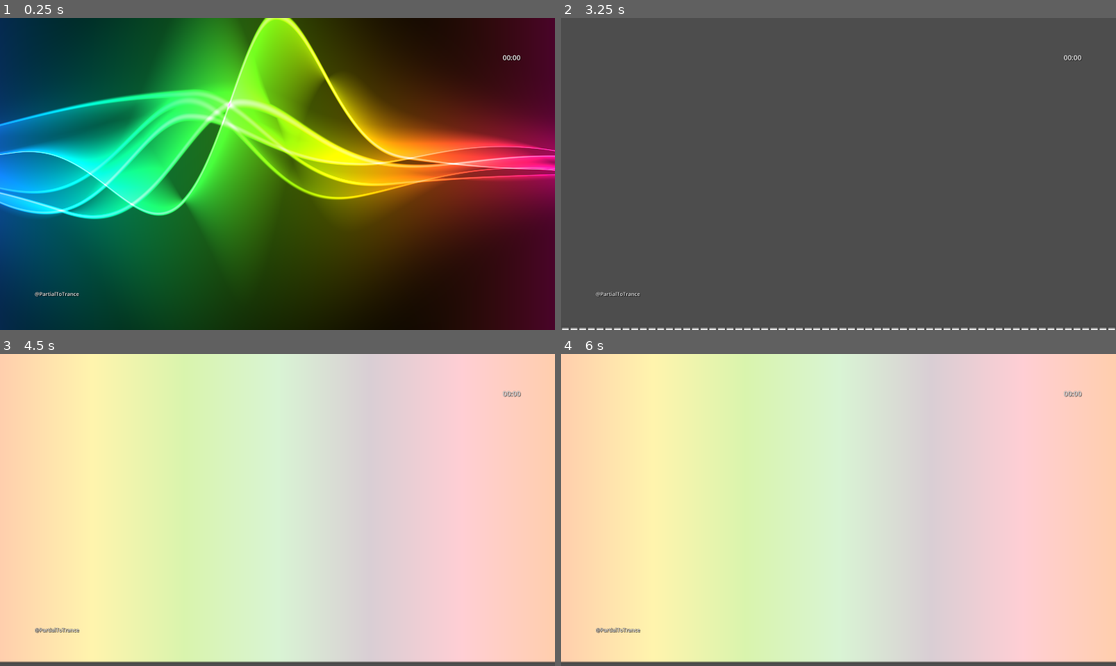
Above: before the commit, frames 1-4 (two rows, left to right).
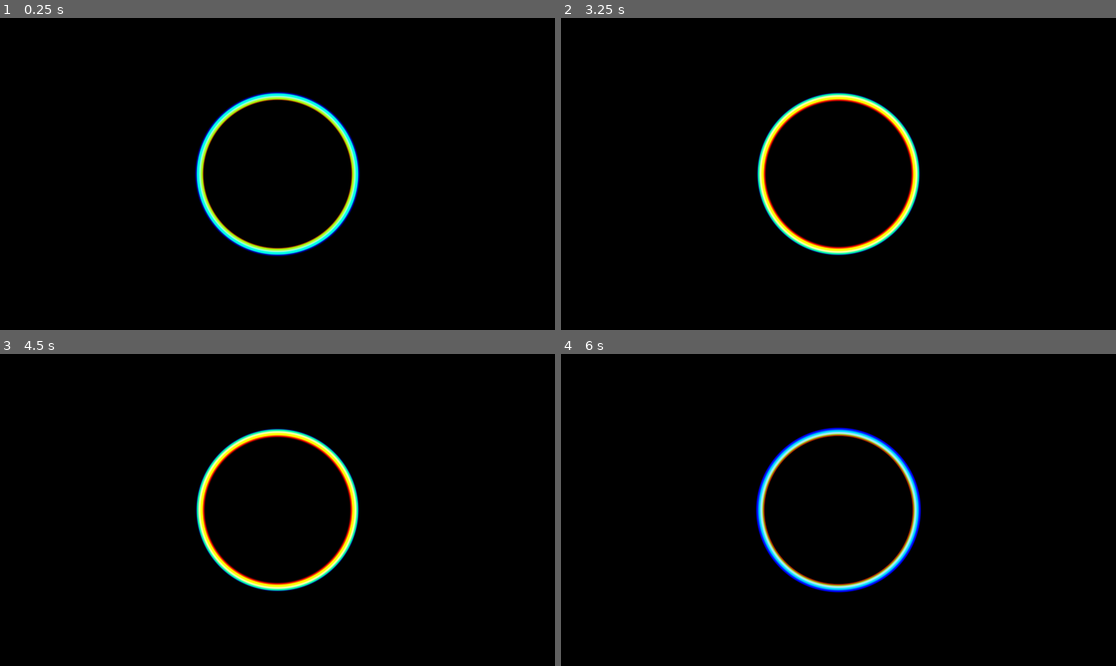
Above: after the commit, the same moments.

Repository: tribloom/audio-shader
Game: Godot game, scene res://scenes/AudioViz.tscn
The game is run twice, just before and just after one commit, with the same random seed, the same clock (stepped at 60 frames per second) and the same inputs. Sound files missing from this copy of the repository are replaced by a short silence.
Inputs (mouse positions are in pixels of both pictures, inside the frame that each line leads up to):
- Up to frame 1 (0.25 s): no input
- Up to frame 2 (3.25 s): tap Enter at 0.5 s; move the mouse to (960, 158) at 0.52 s; hold Right 0.53-1.28 s; tap C at 0.6, 3.05 s; click (960, 158) at 0.67 s; tap O at 0.8, 1.35 s; move the mouse to (727, 189) at 1.27 s; hold Left 1.28-2.03 s; tap R at 1.55, 2.1 s; move the mouse to (894, 105) at 2.02 s; hold Right from 2.03 s (still down); tap F at 2.3, 2.85 s; move the mouse to (810, 236) at 2.77 s; click (810, 236) at 2.92 s
- Up to frame 3 (4.5 s): move the mouse to (444, 556) at 3.52 s; release Right at 3.53 s; hold Left from 3.53 s (still down); tap C at 3.6 s; tap O at 3.8, 4.35 s; move the mouse to (111, 463) at 4.27 s
- Up to frame 4 (6 s): tap R at 4.55, 5.1 s; move the mouse to (866, 510) at 5.02 s; click (866, 510) at 5.17 s; tap F at 5.3, 5.85 s; move the mouse to (755, 432) at 5.77 s; release Left at 5.78 s; hold Right from 5.78 s (still down)

The runs differ from the first frame. In frame 1, 99% of the frame differs, in the area x 0-100%, y 0-100%; in frame 2, 100%; in frame 3, 100%; in frame 4, 100%.
Error after the commit: Parse Error: Used tab character for indentation instead of space as used before in the file. (res://scripts/Visualizer.gd:217)

Commit message:
Add runtime audio selection and resolution toggle

Diff:
--- a/scenes/AudioViz.tscn
+++ b/scenes/AudioViz.tscn
@@ -487,6 +487,12 @@
 stream = ExtResource("14_l1rbe")
 bus = &"Music"
 
+[node name="AudioFileDialog" type="FileDialog" parent="."]
+title = "Select audio file"
+size = Vector2i(900, 600)
+access = 2
+filters = PackedStringArray("*.ogg ; Ogg Audio", "*.mp3 ; MP3 Audio", "*.wav ; WAV Audio")
+
 [node name="CanvasLayer" type="CanvasLayer" parent="."]
 
 [node name="ColorRect" type="ColorRect" parent="CanvasLayer"]
--- a/scripts/Visualizer.gd
+++ b/scripts/Visualizer.gd
@@ -78,11 +78,17 @@
 
 @onready var player: AudioStreamPlayer = $AudioStreamPlayer
 @onready var color_rect: ColorRect = $CanvasLayer/ColorRect
+@onready var audio_file_dialog: FileDialog = $AudioFileDialog
 
 var analyzer: AudioEffectSpectrumAnalyzerInstance
 var bus_idx: int = -1
 var started := false
 var mode: Mode
+
+var _landscape_size := Vector2i.ZERO
+var _portrait_size := Vector2i.ZERO
+var _using_portrait := false
+var _last_audio_dir: String = ""
 
 # Cache shader uniform names for quick lookups when binding parameters.
 var _shader_uniform_cache: Dictionary = {}
@@ -161,30 +167,50 @@
 var _credit_settings: LabelSettings
 var _cues: Array = []       # Array of { "t": float, "title": String }
 var _current_cue_idx: int = -1
+var _manual_track_title: String = ""
 
 # -----------------------------------------------------------------------------------
 
 func _ready() -> void:
-	mode = start_mode
-	_build_shader_registry()
-	_apply_mode_material()
-
-	player.bus = target_bus_name
-	bus_idx = AudioServer.get_bus_index(target_bus_name)
-	if bus_idx == -1:
-		push_error("Bus '%s' not found." % target_bus_name)
-		return
-
-	call_deferred("_init_analyzer")
-
-	_setup_spectrum_resources()
-	_setup_waterfall_resources()
-	_bind_all_material_textures()
-	_update_aspect()
-
-	_build_overlay()
-	_parse_tracklist()
-	_update_overlay_visibility()
+        mode = start_mode
+        _build_shader_registry()
+        _apply_mode_material()
+
+        var win_size := DisplayServer.window_get_size()
+        if win_size.x <= 0 or win_size.y <= 0:
+                var def_w := int(ProjectSettings.get_setting("display/window/size/viewport_width", 1920))
+                var def_h := int(ProjectSettings.get_setting("display/window/size/viewport_height", 1080))
+                win_size = Vector2i(def_w, def_h)
+        _landscape_size = win_size
+        _portrait_size = Vector2i(win_size.y, win_size.x)
+        _using_portrait = win_size.x < win_size.y
+
+        player.bus = target_bus_name
+        bus_idx = AudioServer.get_bus_index(target_bus_name)
+        if bus_idx == -1:
+                push_error("Bus '%s' not found." % target_bus_name)
+                return
+
+        call_deferred("_init_analyzer")
+
+        _setup_spectrum_resources()
+        _setup_waterfall_resources()
+        _bind_all_material_textures()
+        _update_aspect()
+
+        _build_overlay()
+        _parse_tracklist()
+        _update_overlay_visibility()
+
+        if audio_file_dialog:
+                audio_file_dialog.access = FileDialog.ACCESS_FILESYSTEM
+                audio_file_dialog.file_mode = FileDialog.FILE_MODE_OPEN_FILE
+                if audio_file_dialog.filters.is_empty():
+                        audio_file_dialog.filters = PackedStringArray(["*.ogg ; Ogg Audio", "*.mp3 ; MP3 Audio", "*.wav ; WAV Audio"])
+                audio_file_dialog.file_selected.connect(_on_audio_file_selected)
+
+        if player.stream:
+                _manual_track_title = _extract_stream_display_name(player.stream)
 
 
 
@@ -258,20 +284,25 @@
 			started = true
 	if event is InputEventKey and event.pressed and !event.echo:
 		match event.keycode:
-			KEY_C:
-				_toggle_mode()
-			KEY_RIGHT:
-				_skip_to_next_cue()
-			KEY_LEFT:
-				_skip_to_previous_cue()
-			KEY_O:
-				overlay_enabled = !overlay_enabled
+                        KEY_C:
+                                _toggle_mode()
+                        KEY_RIGHT:
+                                _skip_to_next_cue()
+                        KEY_LEFT:
+                                _skip_to_previous_cue()
+                        KEY_O:
+                                overlay_enabled = !overlay_enabled
+                                _update_overlay_visibility()
+                        KEY_R:
+                                _toggle_window_orientation()
+                        KEY_F:
+                                _prompt_for_audio_file()
 
 func _toggle_mode() -> void:
-	match mode:
-		Mode.CHROMA:         mode = Mode.CIRCLE
-		Mode.CIRCLE:         mode = Mode.BARS
-		Mode.BARS:           mode = Mode.LINE
+        match mode:
+                Mode.CHROMA:         mode = Mode.CIRCLE
+                Mode.CIRCLE:         mode = Mode.BARS
+                Mode.BARS:           mode = Mode.LINE
 		Mode.LINE:           mode = Mode.WATERFALL
 		Mode.WATERFALL:      mode = Mode.AURORA
 		Mode.AURORA:         mode = Mode.UNIVERSE
@@ -283,13 +314,106 @@
 		Mode.FRACTAL_COLORS: mode = Mode.BUBBLES
 		Mode.BUBBLES:        mode = Mode.CHROMA
 		Mode.CUSTOM:         mode = Mode.CHROMA  # never land here by cycling
-	_apply_mode_material()
-	_update_aspect()
+        _apply_mode_material()
+        _update_aspect()
+
+func _toggle_window_orientation() -> void:
+        var target := Vector2i.ZERO
+        if _using_portrait:
+                target = _landscape_size
+        else:
+                target = _portrait_size
+                if target == Vector2i.ZERO:
+                        var current := DisplayServer.window_get_size()
+                        if current.x > 0 and current.y > 0:
+                                target = Vector2i(current.y, current.x)
+                        else:
+                                var def_w := int(ProjectSettings.get_setting("display/window/size/viewport_width", 1920))
+                                var def_h := int(ProjectSettings.get_setting("display/window/size/viewport_height", 1080))
+                                target = Vector2i(def_h, def_w)
+                        _portrait_size = target
+        if target != Vector2i.ZERO:
+                DisplayServer.window_set_size(target)
+                _update_aspect()
+
+func _prompt_for_audio_file() -> void:
+        if audio_file_dialog == null:
+                return
+        var start_dir := _last_audio_dir
+        if start_dir == "":
+                start_dir = OS.get_user_data_dir()
+        audio_file_dialog.current_dir = start_dir
+        audio_file_dialog.popup_centered()
+
+func _on_audio_file_selected(path: String) -> void:
+        var stream := _load_audio_stream_from_path(path)
+        if stream == null:
+                push_warning("Failed to load audio file: %s" % path)
+                return
+        _last_audio_dir = path.get_base_dir()
+        var file_name := path.get_file()
+        var base_name := file_name.get_basename()
+        stream.resource_name = file_name
+        player.stop()
+        player.stream = stream
+        player.play()
+        started = true
+
+        if tracklist_path == "":
+                var guessed := _guess_tracklist_path_for_audio(path)
+                if guessed != "":
+                        tracklist_path = guessed
+        _parse_tracklist()
+        if _cues.is_empty():
+                _manual_track_title = base_name
+        else:
+                _manual_track_title = ""
+
+        _current_cue_idx = -1
+        _update_track_overlay(0.0)
+
+func _load_audio_stream_from_path(path: String) -> AudioStream:
+        var ext := path.get_extension().to_lower()
+        match ext:
+                "ogg":
+                        return AudioStreamOggVorbis.load_from_file(path)
+                "wav":
+                        return AudioStreamWAV.load_from_file(path)
+                "mp3":
+                        var bytes := FileAccess.get_file_as_bytes(path)
+                        if bytes.is_empty():
+                                return null
+                        var mp3 := AudioStreamMP3.new()
+                        mp3.data = bytes
+                        return mp3
+                _:
+                        push_warning("Unsupported audio format: %s" % ext)
+                        return null
+
+func _guess_tracklist_path_for_audio(path: String) -> String:
+        var base := path.get_basename()
+        var candidates := PackedStringArray([
+                base + ".tracklist",
+                base + ".txt"
+        ])
+        for candidate in candidates:
+                if FileAccess.file_exists(candidate):
+                        return candidate
+        return ""
+
+func _extract_stream_display_name(stream: AudioStream) -> String:
+        if stream == null:
+                return ""
+        if stream.resource_path != "":
+                return stream.resource_path.get_file().get_basename()
+        if stream.resource_name != "":
+                return stream.resource_name
+        return ""
 
 func _apply_mode_material() -> void:
-	match mode:
-		Mode.CHROMA:            color_rect.material = material_chromatic
-		Mode.CIRCLE:            color_rect.material = material_circle
+        match mode:
+                Mode.CHROMA:            color_rect.material = material_chromatic
+                Mode.CIRCLE:            color_rect.material = material_circle
 		Mode.BARS:              color_rect.material = material_bars
 		Mode.LINE:              color_rect.material = material_line
 		Mode.WATERFALL:         color_rect.material = material_waterfall
@@ -448,8 +572,16 @@
 	return clamp(t, 0.0, 1.0)
 
 func _notification(what: int) -> void:
-	if what == NOTIFICATION_WM_SIZE_CHANGED:
-		_update_aspect()
+        if what == NOTIFICATION_WM_SIZE_CHANGED:
+                var size := DisplayServer.window_get_size()
+                if size.x > 0 and size.y > 0:
+                        if size.x >= size.y:
+                                _landscape_size = size
+                                _using_portrait = false
+                        else:
+                                _portrait_size = size
+                                _using_portrait = true
+                _update_aspect()
 
 func _update_aspect() -> void:
 	var s := get_viewport_rect().size
@@ -684,8 +816,10 @@
 	if _credit_label: _credit_label.visible = v and credit_enabled
 
 func _parse_tracklist() -> void:
-	_cues.clear()
-	var lines: PackedStringArray = []
+        var previous_manual := _manual_track_title
+        _cues.clear()
+        _manual_track_title = ""
+        var lines: PackedStringArray = []
 
 	if tracklist_path != "":
 		var f := FileAccess.open(tracklist_path, FileAccess.READ)
@@ -742,8 +876,10 @@
 			"params": params
 		})
 
-	_cues.sort_custom(func(a, b): return a["t"] < b["t"])
-	_current_cue_idx = -1
+        _cues.sort_custom(func(a, b): return a["t"] < b["t"])
+        _current_cue_idx = -1
+        if _cues.is_empty():
+                _manual_track_title = previous_manual
 
 func _parse_timestamp_to_seconds(ts: String) -> float:
 	# supports M:SS, MM:SS, H:MM:SS
@@ -797,11 +933,11 @@
 	if not overlay_enabled or _title_label == null or _time_label == null:
 		return
 
-	if _cues.is_empty():
-		_title_label.text = ""
-	else:
-		var idx := _find_current_cue_index(now_sec)
-		if idx != _current_cue_idx:
+        if _cues.is_empty():
+                _title_label.text = _manual_track_title
+        else:
+                var idx := _find_current_cue_index(now_sec)
+                if idx != _current_cue_idx:
 			_current_cue_idx = idx
 			var cue = _cues[idx]
 			_title_label.text = String(cue["title"])
